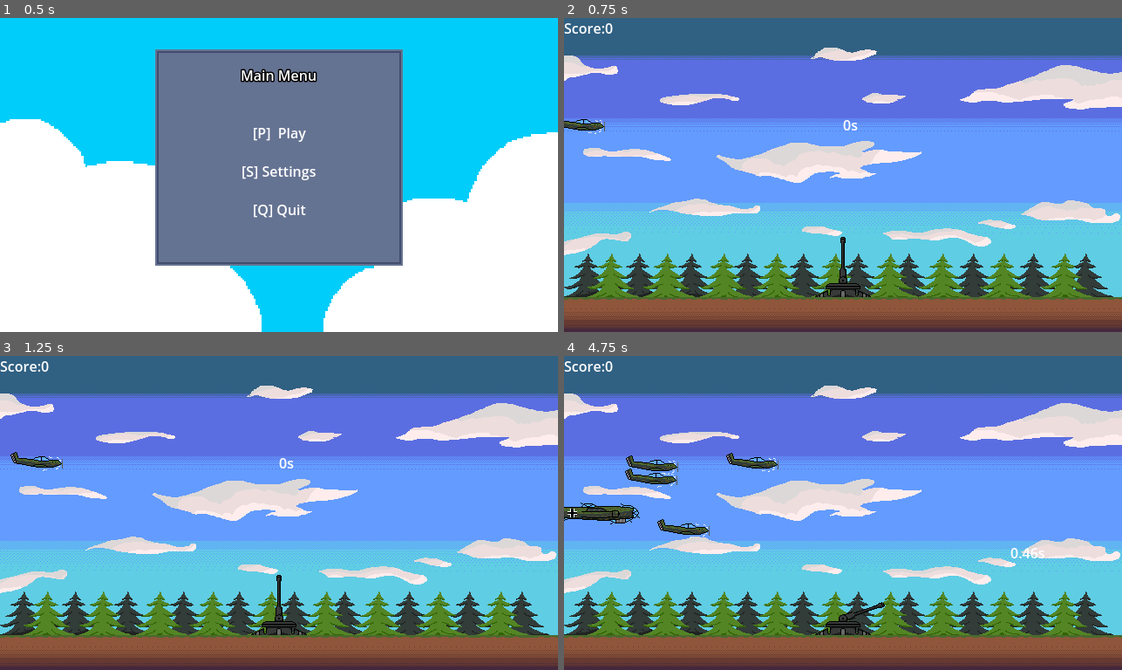
Above: before the commit, frames 1-4 (two rows, left to right).
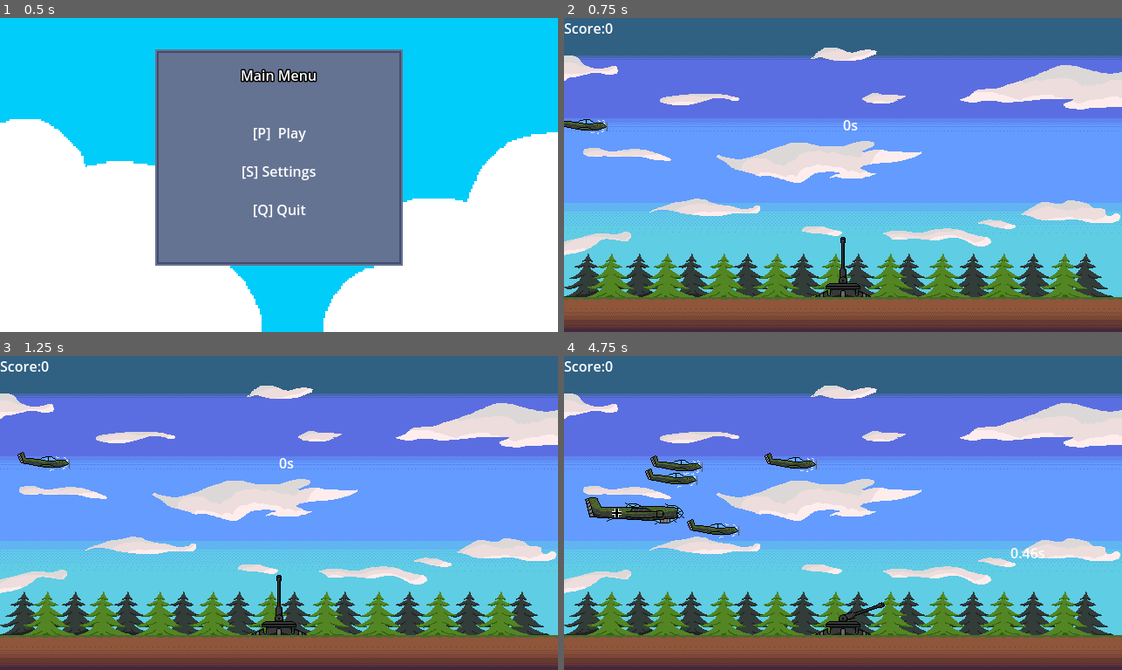
Above: after the commit, the same moments.

Repository: knyaz26/AA-Defence
Game: Godot game, scene res://game/main_menu/main_menu.tscn
Same seed, same stepped clock (60 frames per second), same inputs: the game is played once before the commit and once after it.
Inputs (mouse positions are in pixels of both pictures, inside the frame that each line leads up to):
- Up to frame 1 (0.5 s): no input
- Up to frame 2 (0.75 s): click "[P] Play" at 0.5 s
- Up to frame 3 (1.25 s): no input
- Up to frame 4 (4.75 s): tap Enter at 1.25, 2.1 s; move the mouse to (965, 497) at 1.27 s; click (965, 497) at 1.35 s; move the mouse to (731, 528) at 2.02 s; hold S 2.03-2.78 s; move the mouse to (898, 443) at 2.77 s; tap F at 2.85 s; move the mouse to (815, 575) at 3.52 s; tap P at 3.6 s; click (815, 575) at 3.67 s; move the mouse to (1010, 560) at 4.27 s; hold S from 4.28 s (still down); hold Q from 4.28 s (still down)

Frame 1 is identical in both runs. In frame 2, 0.1% of the frame differs, in the area x 0-8%, y 32-37%; in frame 3, 0.3%; in frame 4, 2.5%, in the area x 0-46%, y 30-59%.

Commit message:
planes dive upon hit

Diff:
--- a/game/bomber/bomber.gd
+++ b/game/bomber/bomber.gd
@@ -17,14 +17,17 @@
 			fall()
 
 func fly():
-	linear_velocity.x = 30
+	position.x += 0.7
 
 func fall():
-	linear_velocity.y = 20
+	if rotation_degrees < 10:
+		rotation += 0.005
+	position += Vector2(0.7, 0.7)
 
 func check_for_arena_exited():
 	if position.x > 700:
-		GlobalVariables.game_over = true
+		if !dead:
+			GlobalVariables.game_over = true
 		queue_free()
 
 #check for collisions with explosion instance.
--- a/game/plane/plane.gd
+++ b/game/plane/plane.gd
@@ -17,14 +17,17 @@
 			fall()
 
 func fly():
-	linear_velocity.x = 50
+	position.x += 1
 
 func fall():
-	linear_velocity.y = 40
+	if rotation_degrees < 25:
+		rotation += 0.01
+	position += Vector2(1, 1)
 
 func check_for_arena_exited():
 	if position.x > 700:
-		GlobalVariables.game_over = true
+		if !dead:
+			GlobalVariables.game_over = true
 		queue_free()
 
 #check for collisions with explosion instance.
